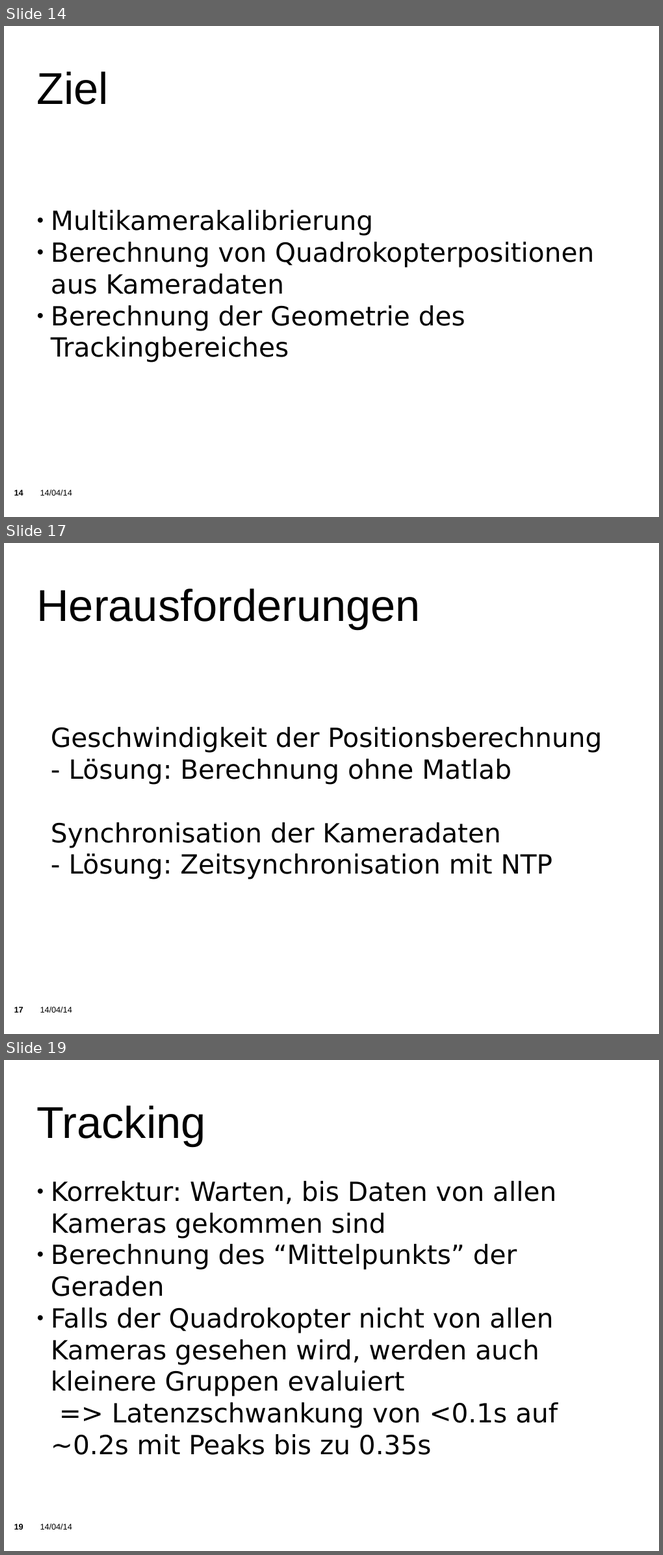
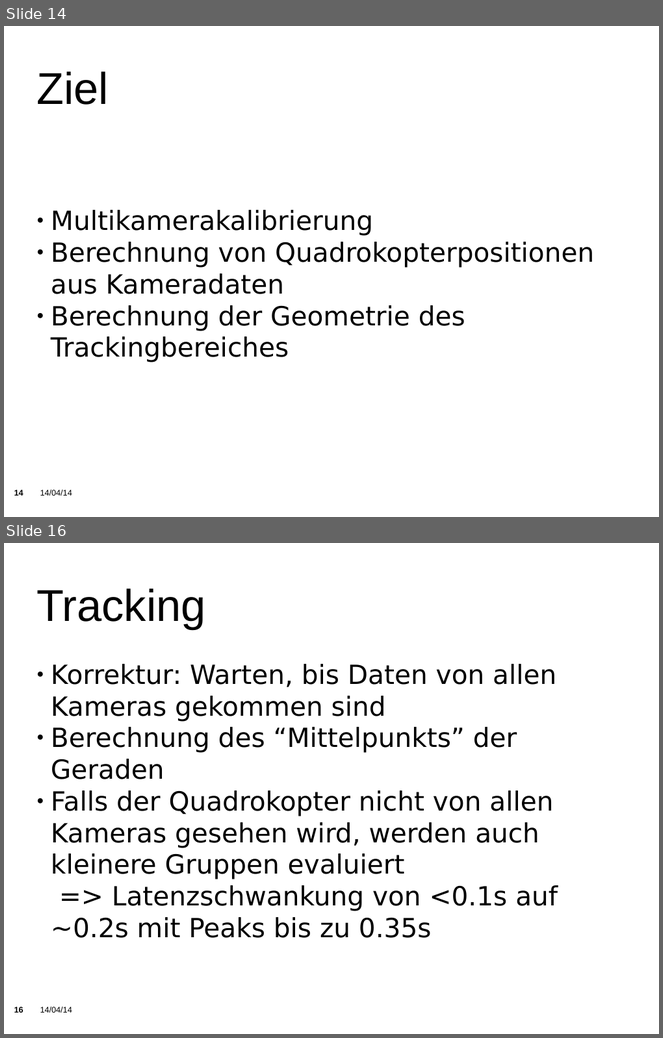
Before and after one commit to KITrokopter/Presentation, a slide deck: PresentationInTotal v0.1.odp. Shown one above the other, each under a label of ours: slides 14, 17 and 19 before the commit, slides 14 and 16 after it; the slides between them are not shown. The pictures are 663x1555 and 663x1038 pixels, drawn with LibreOffice and Linux fonts; fonts in the diff are those of the drawing; background and template pictures are left out. Boxes give left, top, right and bottom in pixels: in the first picture for what was removed or moved away, otherwise in the second. Text is boxed around its words. In the diff, an @@ line names an element or a change of style, - is before the commit and + after.

```diff
--- a/PresentationInTotal v0.1.odp
+++ b/PresentationInTotal v0.1.odp
@@ slide 17 removed at <box>4,543,659,1034</box>, background picture (left out); not listed: 2 template elements that a slide beside it also shows @@
@@ title removed at <box>36,589,421,630</box> @@
-Herausforderungen
@@ subtitle removed at <box>51,727,602,880</box> @@
-Geschwindigkeit der Positionsberechnung
-- Lösung: Berechnung ohne Matlab
-Synchronisation der Kameradaten
-- Lösung: Zeitsynchronisation mit NTP
@@ what was slide 19 is now slide 16 @@
```
Also in this commit, not shown: 1 slide changed, 2 other slides removed.
